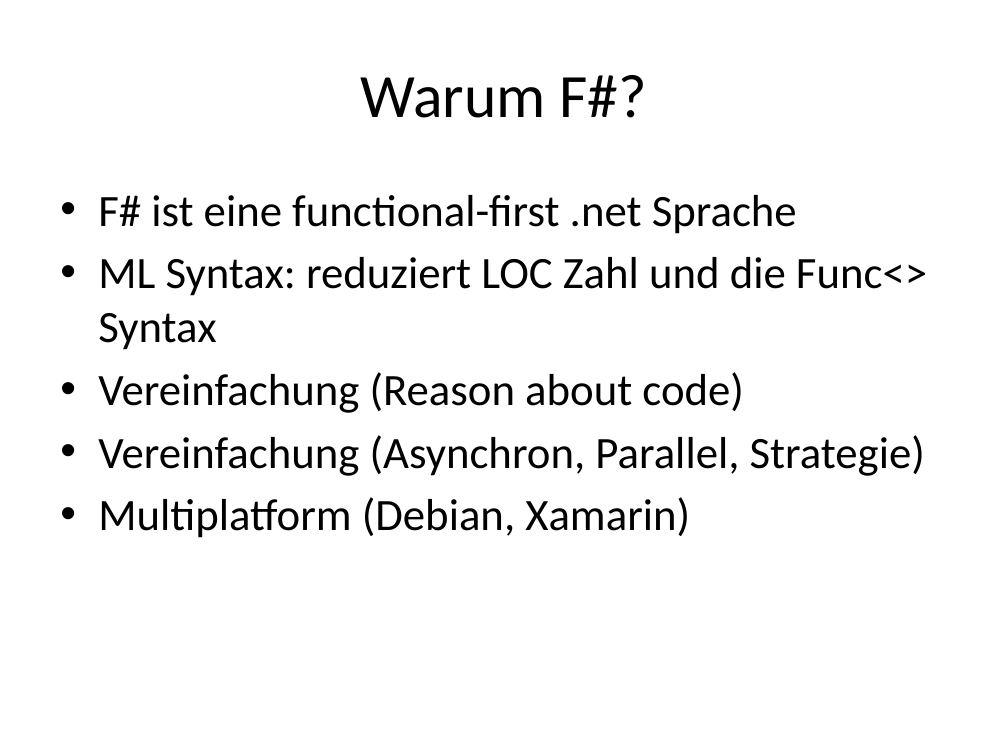
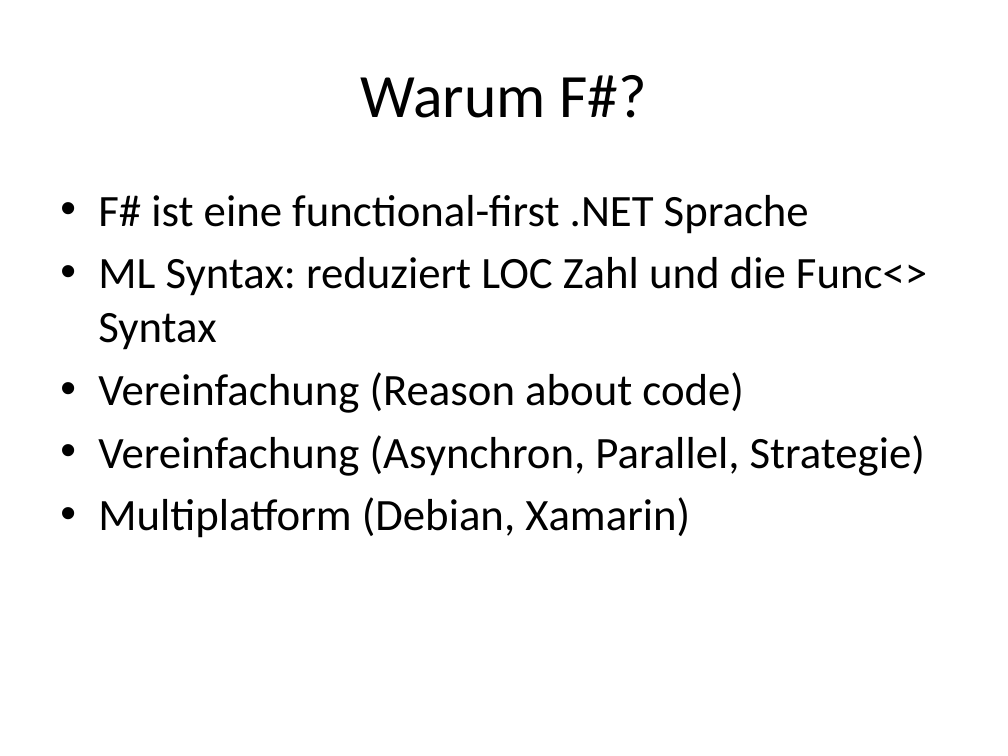
Before and after one commit to ronaldboehm/talks, a slide deck: slide 20 of 20151202/Einführung20151202.pptx. Drawn at 1008x756 pixels with LibreOffice and Linux fonts; fonts in the diff are those of the drawing. Boxes give left, top, right and bottom in pixels: in the first picture for what was removed or moved away, otherwise in the second. Text is boxed around its words. In the diff, an @@ line names an element or a change of style, - is before the commit and + after.

Commit message:
typos
some typos in FsReveal.fsx corrected, only four slides in the .pptx file

```diff
--- a/20151202/Einführung20151202.pptx
+++ b/20151202/Einführung20151202.pptx
@@ text at (x1=98, y1=195, x2=809, y2=234): text changed @@
-• F# ist eine functional-first .net Sprache
+• F# ist eine functional-first .NET Sprache
```
Also in this commit, not shown: 5 other slides changed, 1 other file.
